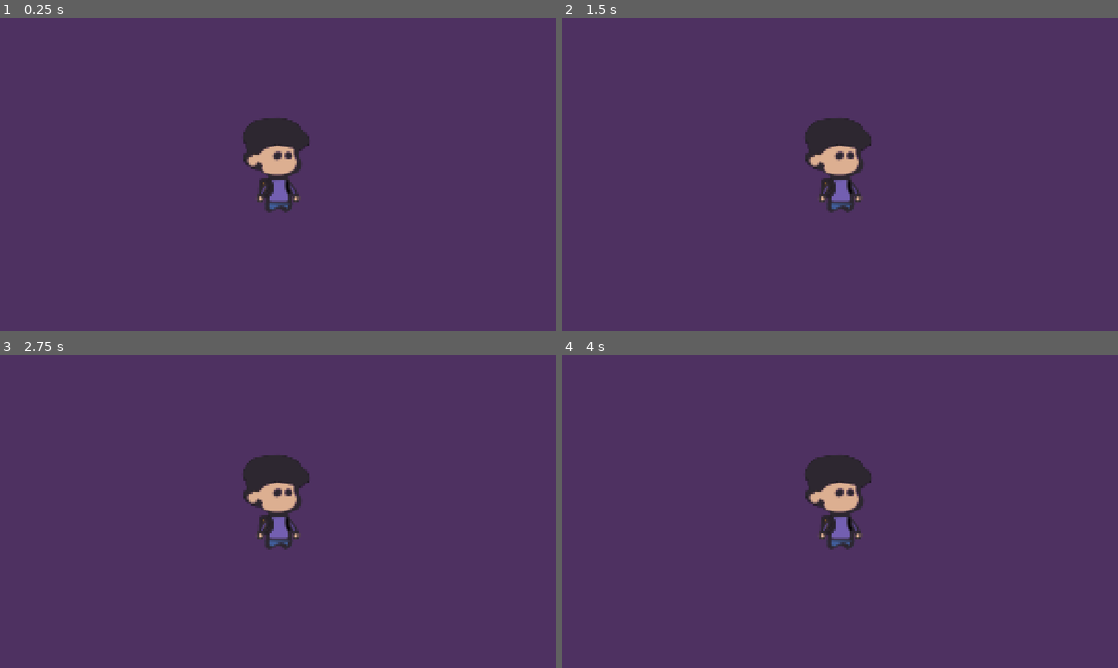
Above: before the commit, frames 1-4 (two rows, left to right).
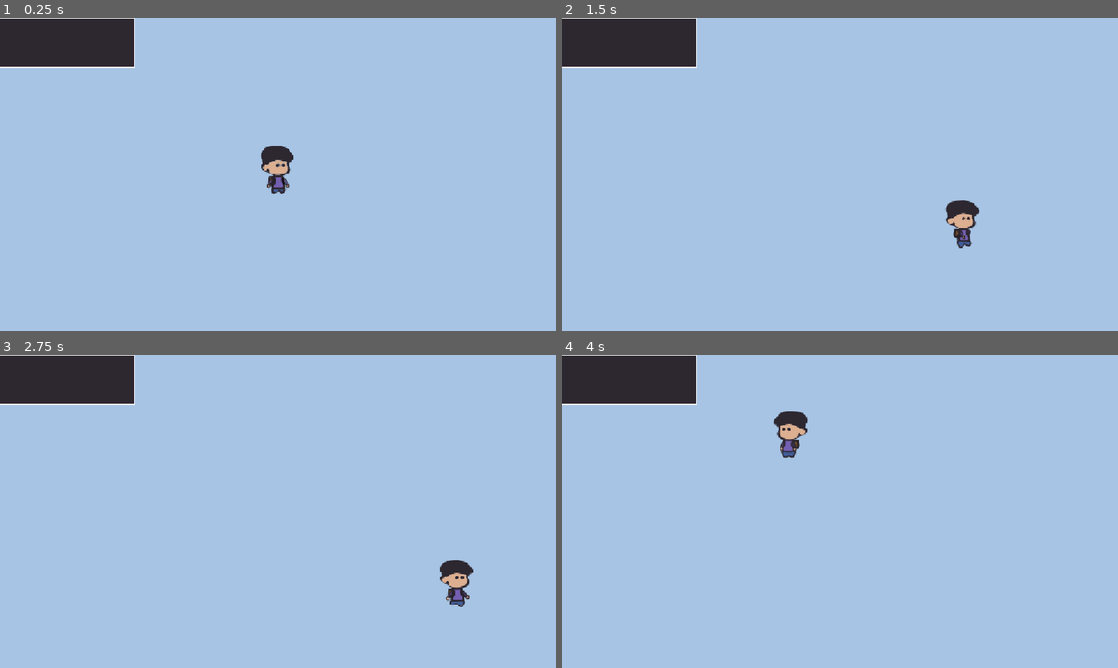
Above: after the commit, the same moments.

Repository: seat-gull/Sunny-Street-Daycare
Game: Godot game, scene res://scenes/game.tscn
The game is run twice, just before and just after one commit, with the same random seed, the same clock (stepped at 60 frames per second) and the same inputs. This scene is started directly instead of the project's main scene.
Inputs:
- Up to frame 1 (0.25 s): no input
- Up to frame 2 (1.5 s): hold D (move_right) 0.53-1.28 s; hold S (move_down) from 1.28 s (still down)
- Up to frame 3 (2.75 s): release S (move_down) at 2.03 s; hold D (move_right) from 2.03 s (still down)
- Up to frame 4 (4 s): release D (move_right) at 2.78 s; hold W (move_up) 2.78-3.53 s; hold A (move_left) from 3.53 s (still down)

The runs differ from the first frame. In frame 1, 100% of the frame differs, in the area x 0-100%, y 0-100%; in frame 2, 100%; in frame 3, 100%; in frame 4, 100%.
Error before the commit: Invalid access to property or key 'animation' on a base object of type 'null instance'. (res://scripts/playermovement.gd:23)
Error after the commit: Invalid assignment of property or key 'text' with value of type 'String' on a base object of type 'null instance'. (res://scripts/textbox.gd:18)

Commit message:
textbox stuff not done
reminder: add back end label, fix text label

Diff:
--- a/project.godot
+++ b/project.godot
@@ -87,4 +87,4 @@
 
 textures/canvas_textures/default_texture_filter=0
 rendering_device/driver.windows="d3d12"
-environment/defaults/default_clear_color=Color(0.30588236, 0.19215687, 0.38039216, 1)
+environment/defaults/default_clear_color=Color(0.6549696, 0.7683984, 0.89235395, 1)
--- a/scenes/game.tscn
+++ b/scenes/game.tscn
@@ -1,10 +1,12 @@
 [gd_scene format=3 uid="uid://cw3ayyv8ksl8n"]
 
 [ext_resource type="PackedScene" uid="uid://bgrwkcyoeatql" path="res://scenes/player.tscn" id="1_uwrxv"]
+[ext_resource type="PackedScene" uid="uid://dwwow6s78ss53" path="res://scenes/textbox.tscn" id="2_yqjtg"]
 
 [node name="game" type="Node2D" unique_id=884617510]
 
+[node name="textbox" parent="." unique_id=1108137771 instance=ExtResource("2_yqjtg")]
+offset = Vector2(-280, 0)
+transform = Transform2D(1, 0, 0, 1, -280, 0)
+
 [node name="Player" parent="." unique_id=888699418 instance=ExtResource("1_uwrxv")]
-
-[node name="Camera2D" type="Camera2D" parent="." unique_id=257617447]
-zoom = Vector2(4, 4)
--- a/scenes/player.tscn
+++ b/scenes/player.tscn
@@ -127,7 +127,7 @@
 [sub_resource type="RectangleShape2D" id="RectangleShape2D_auskg"]
 size = Vector2(28, 47)
 
-[node name="Player" type="CharacterBody2D" unique_id=888699418]
+[node name="player" type="CharacterBody2D" unique_id=888699418]
 motion_mode = 1
 script = ExtResource("1_g2els")
 
@@ -140,3 +140,8 @@
 [node name="CollisionShape2D" type="CollisionShape2D" parent="." unique_id=1290063905]
 position = Vector2(0, -4.5)
 shape = SubResource("RectangleShape2D_auskg")
+
+[node name="Camera2D" type="Camera2D" parent="." unique_id=888422762]
+zoom = Vector2(2, 2)
+position_smoothing_enabled = true
+position_smoothing_speed = 1.0
--- /dev/null
+++ b/scenes/textbox.tscn
@@ -0,0 +1,67 @@
+[gd_scene format=3 uid="uid://dwwow6s78ss53"]
+
+[ext_resource type="Script" uid="uid://duds7d0g8omti" path="res://scripts/textbox.gd" id="1_3xmdk"]
+[ext_resource type="FontFile" uid="uid://cwypxjh3t1wf0" path="res://assets/VT323-Regular.ttf" id="2_g5d5p"]
+
+[sub_resource type="StyleBoxFlat" id="StyleBoxFlat_qbdty"]
+bg_color = Color(0.1764706, 0.15294118, 0.1882353, 1)
+border_width_left = 2
+border_width_top = 2
+border_width_right = 2
+border_width_bottom = 2
+border_color = Color(0.9882353, 0.9843137, 0.9882353, 1)
+
+[node name="textbox" type="CanvasLayer" unique_id=1108137771]
+script = ExtResource("1_3xmdk")
+
+[node name="TextboxContainer" type="MarginContainer" parent="." unique_id=419643411]
+anchors_preset = 12
+anchor_top = 1.0
+anchor_right = 1.0
+anchor_bottom = 1.0
+offset_top = -648.0
+offset_right = -576.0
+offset_bottom = -528.0
+grow_horizontal = 2
+grow_vertical = 0
+theme_override_constants/margin_left = 16
+theme_override_constants/margin_right = 16
+theme_override_constants/margin_bottom = 16
+
+[node name="Panel" type="Panel" parent="TextboxContainer" unique_id=1264969057]
+layout_mode = 2
+theme_override_styles/panel = SubResource("StyleBoxFlat_qbdty")
+
+[node name="MarginContainer" type="MarginContainer" parent="TextboxContainer/Panel" unique_id=917388716]
+layout_mode = 0
+offset_left = 2.0
+offset_right = 1121.0
+offset_bottom = 177.0
+theme_override_constants/margin_left = 8
+theme_override_constants/margin_top = 8
+theme_override_constants/margin_right = 8
+theme_override_constants/margin_bottom = 8
+
+[node name="Panel" type="Panel" parent="TextboxContainer/Panel/MarginContainer" unique_id=1647498404]
+visible = false
+layout_mode = 2
+
+[node name="HBoxContainer" type="HBoxContainer" parent="TextboxContainer/Panel/MarginContainer" unique_id=689753785]
+layout_mode = 2
+
+[node name="start" type="Label" parent="TextboxContainer/Panel/MarginContainer/HBoxContainer" unique_id=786883]
+custom_minimum_size = Vector2(14, 0)
+layout_mode = 2
+size_flags_vertical = 0
+theme_override_fonts/font = ExtResource("2_g5d5p")
+theme_override_font_sizes/font_size = 30
+text = "*"
+
+[node name="text" type="Label" parent="TextboxContainer/Panel/MarginContainer/HBoxContainer" unique_id=179085488]
+custom_maximum_size = Vector2(500, 90)
+layout_mode = 2
+size_flags_vertical = 0
+theme_override_fonts/font = ExtResource("2_g5d5p")
+theme_override_font_sizes/font_size = 30
+text = "the door is locked"
+autowrap_mode = 3
--- a/scripts/playermovement.gd
+++ b/scripts/playermovement.gd
@@ -10,17 +10,17 @@
 
 	#flipping
 	if direction.x > 0:
-		%sprite.flip_h = false
+		$sprite.flip_h = false
 	elif direction.x < 0:
-		%sprite.flip_h = true
+		$sprite.flip_h = true
 
 	if direction:
 		velocity = direction * movement_speed
-		if %sprite.animation != "walk":
-			%sprite.animation = "walk"
+		if $sprite.animation != "walk":
+			$sprite.animation = "walk"
 	else:
 		velocity = velocity.move_toward(Vector2.ZERO,movement_speed)
-		if %sprite.animation != "idle":
-			%sprite.animation = "idle"
+		if $sprite.animation != "idle":
+			$sprite.animation = "idle"
 
 	move_and_slide()
--- /dev/null
+++ b/scripts/textbox.gd
@@ -0,0 +1,19 @@
+extends CanvasLayer
+
+@onready var textbox_container = $TextboxContainer
+@onready var start_symbol = $TextboxContainer/Panel/MarginContainer/HBoxContainer/start
+@onready var end_symbol = $TextboxContainer/Panel/MarginContainer/HBoxContainer/end
+@onready var label = $TextboxContainer/Panel/MarginContainer/HBoxContainer/text
+
+# Called when the node enters the scene tree for the first time.
+func _ready() -> void:
+	hide_textbox()
+
+# Called every frame. 'delta' is the elapsed time since the previous frame.
+func _process(delta: float) -> void:
+	pass
+
+func hide_textbox():
+	start_symbol.text = ""
+	end_symbol.text = ""
+	label.text = ""
Binary file added: assets/VT323-Regular.ttf
Not shown, added: assets/VT323-Regular.ttf.import
Renamed: hallway.tscn -> scenes/hallway.tscn
Not shown, added: scripts/textbox.gd.uid
